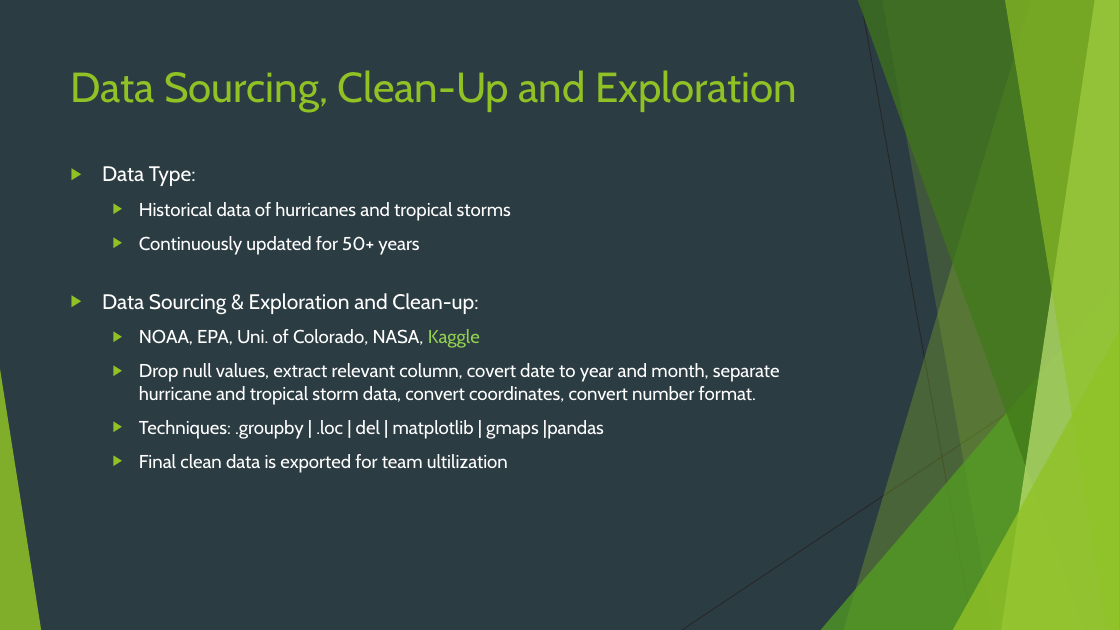
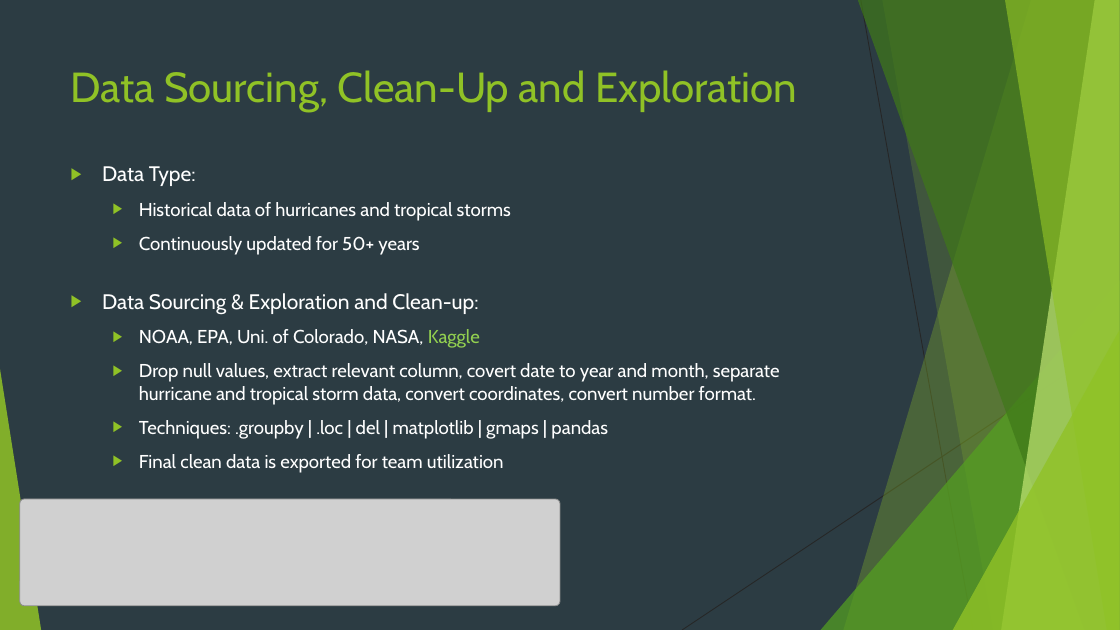
Before and after one commit to henryle-n/Hurricane-History-Analysis, a slide deck: slide 4 of Team_4_Proj_1.pptx. Drawn at 1120x630 pixels with LibreOffice and Linux fonts; fonts in the diff are those of the drawing; grey boxes stand for pictures. Boxes give left, top, right and bottom in pixels: in the first picture for what was removed or moved away, otherwise in the second. Text is boxed around its words. In the diff, an @@ line names an element or a change of style, - is before the commit and + after.

Commit message:
updating PPT

```diff
--- a/Team_4_Proj_1.pptx
+++ b/Team_4_Proj_1.pptx
@@ text at box(139, 420, 608, 473): text changed @@
-  ▶ Techniques: .groupby | .loc | del | matplotlib | gmaps |pandas
-  ▶ Final clean data is exported for team ultilization
+  ▶ Techniques: .groupby | .loc | del | matplotlib | gmaps | pandas
+  ▶ Final clean data is exported for team utilization
@@ picture added at box(20, 499, 560, 606) @@
```
Also in this commit, not shown: 2 slides added.
